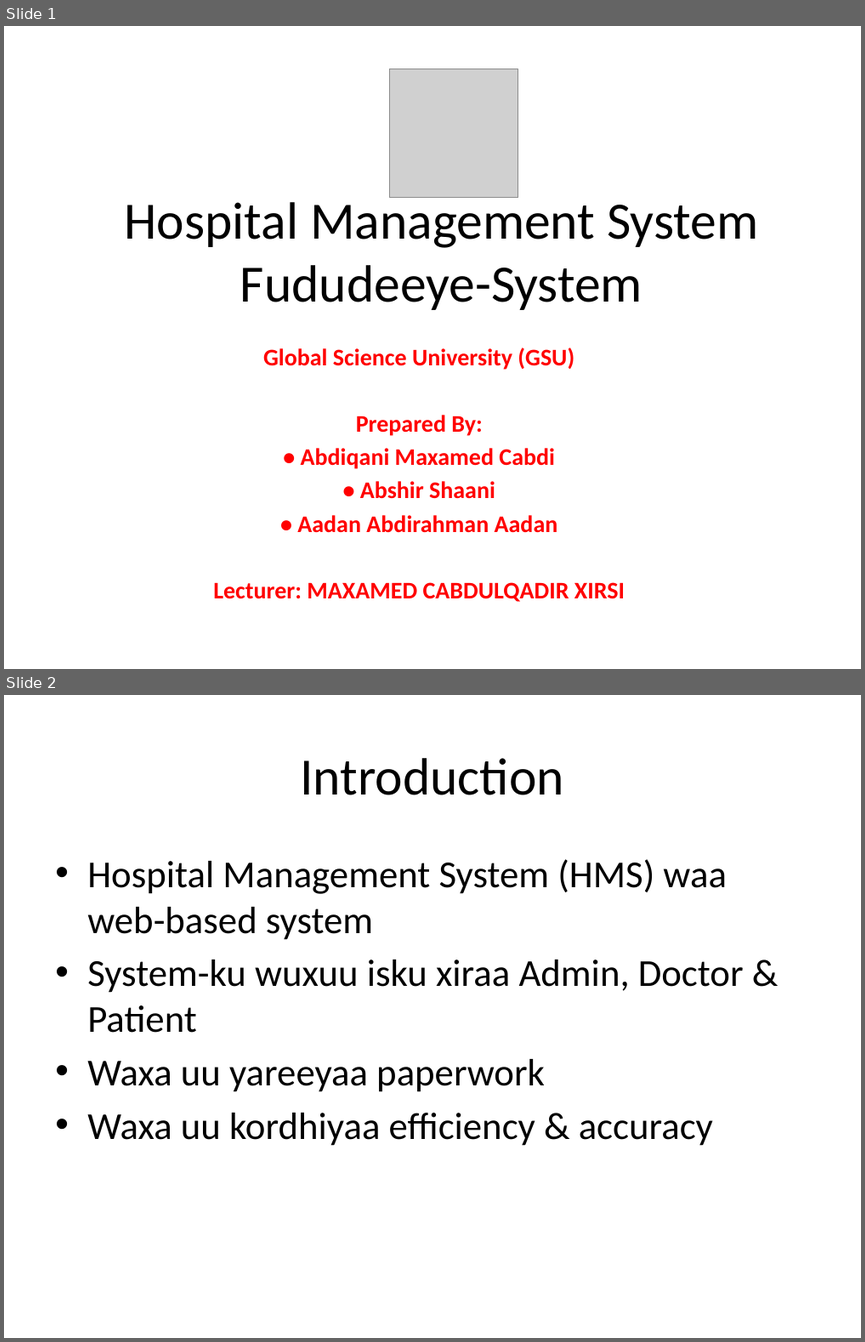
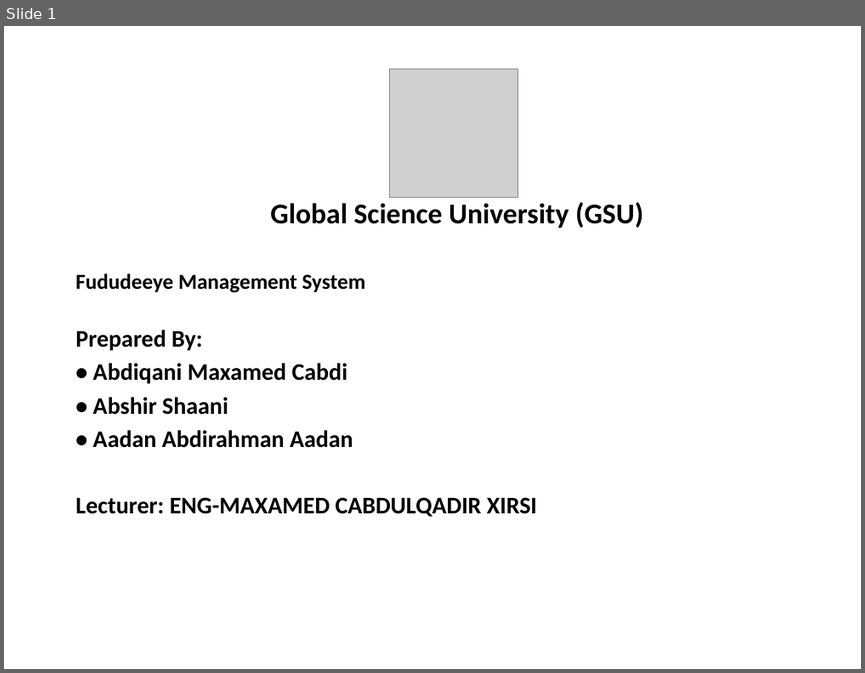
Before and after one commit to Eng-Aadam/Fududeeye-System, a slide deck: Fududeeye(PPT).pptx. Shown one above the other, each under a label of ours: slides 1 and 2 before the commit, slide 1 after it. The pictures are 865x1342 and 865x673 pixels, drawn with LibreOffice and Linux fonts; fonts in the diff are those of the drawing; grey boxes stand for pictures. Boxes give left, top, right and bottom in pixels: in the first picture for what was removed or moved away, otherwise in the second. Text is boxed around its words. In the diff, an @@ line names an element or a change of style, - is before the commit and + after.

```diff
--- a/Fududeeye(PPT).pptx
+++ b/Fududeeye(PPT).pptx
@@ slide 2 removed at (4, 695, 861, 1338), background #FFFFFF @@
@@ title removed at (300, 758, 564, 795) @@
-Introduction
@@ text removed at (87, 859, 744, 1145) @@
-• Hospital Management System (HMS) waa web-based system
-• System-ku wuxuu isku xiraa Admin, Doctor & Patient
-• Waxa uu yareeyaa paperwork
-• Waxa uu kordhiyaa efficiency & accuracy
@@ slide 1 changed as well @@
@@ text added at (270, 202, 643, 228), 24 pt, text #000000, bold @@
+Global Science University (GSU)
@@ title at (75, 273, 366, 293): text changed; size 44 to 18 pt; bold on @@
-Hospital Management System Fududeeye-System
+Fududeeye Management System
@@ subtitle "Prepared By:": place and size @@
-subtitle "Prepared By:" at (213, 347, 624, 601)
+subtitle "Prepared By:" at (75, 329, 537, 516)
@@ subtitle at (75, 329, 353, 448): text colour #FF0000 to #000000 in "Prepared By:", "• Abdiqani Maxamed Cabdi", "• Abshir Shaani", "• Aadan Abdirahman Aadan"; alignment centre to left @@
@@ subtitle at (263, 347, 574, 369): paragraph removed @@
-Global Science University (GSU)
@@ subtitle at (75, 497, 537, 516): text changed; text colour #FF0000 to #000000 @@
-Lecturer: MAXAMED CABDULQADIR XIRSI
+Lecturer: ENG-MAXAMED CABDULQADIR XIRSI
```
Also in this commit, not shown: 1 other slide changed, 11 slides added, 8 other slides removed.
